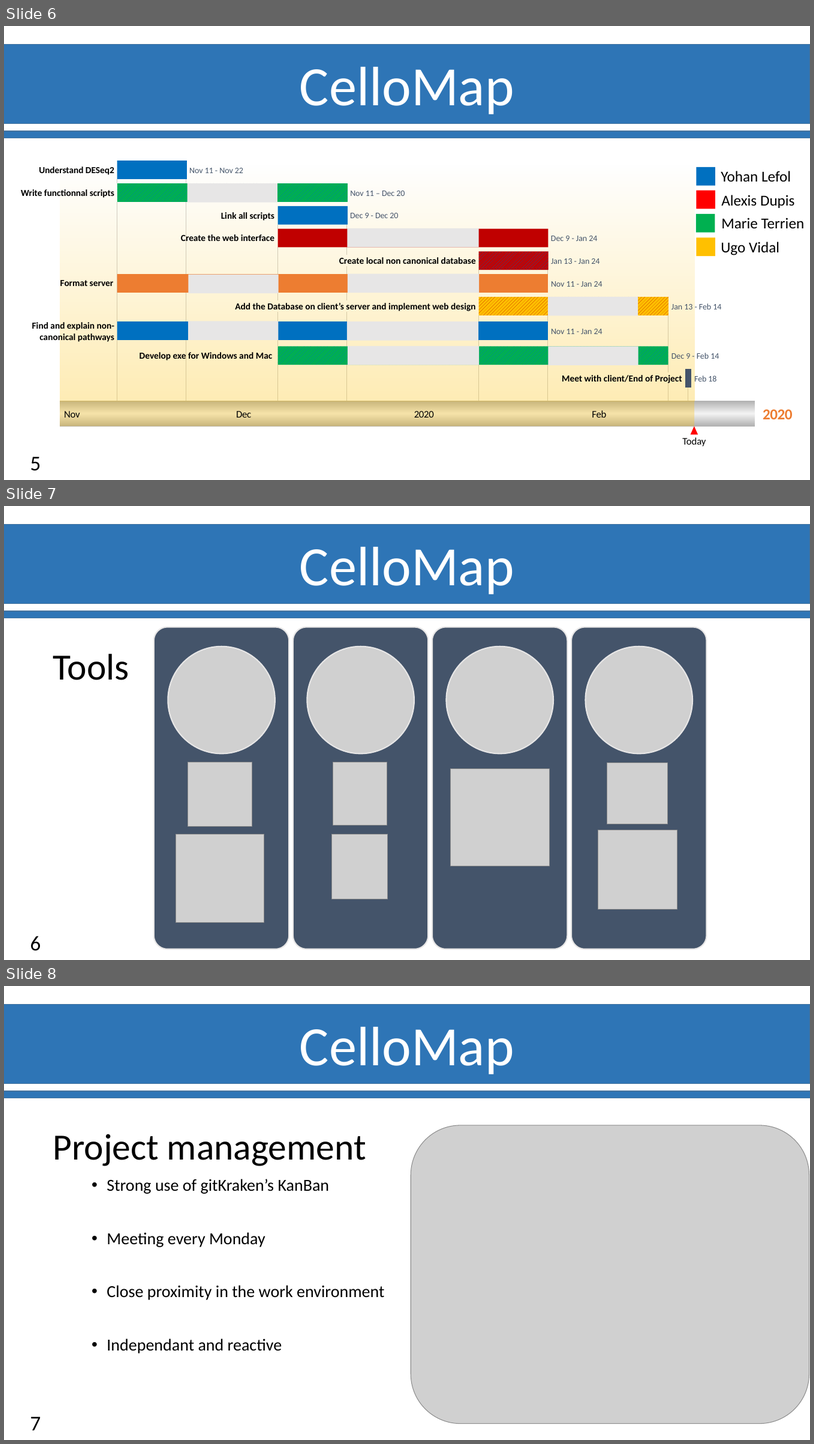
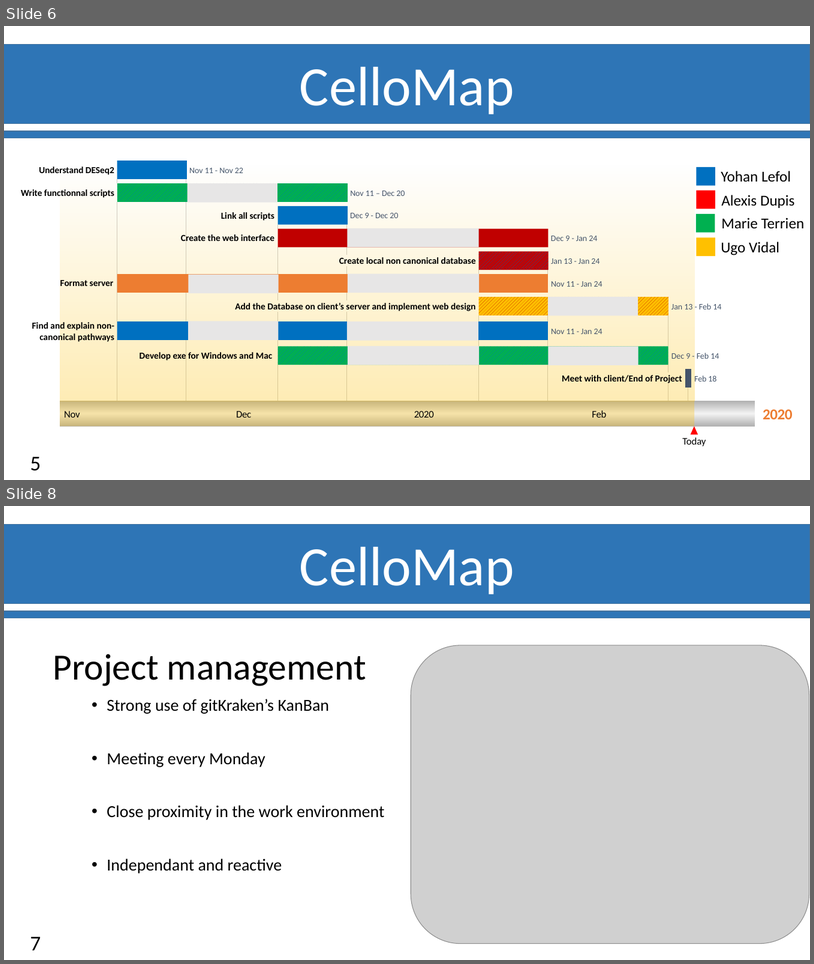
Before and after one commit to Ylefol/projet-INSERM_V5, a slide deck: Slides/Soutenance_Final.pptx. Shown one above the other, each under a label of ours: slides 6, 7 and 8 before the commit, slides 6 and 8 after it; the slides between them are not shown. The pictures are 814x1444 and 814x964 pixels, drawn with LibreOffice and Linux fonts; fonts in the diff are those of the drawing; grey boxes stand for pictures; background and template pictures are left out. Boxes give left, top, right and bottom in pixels: in the first picture for what was removed or moved away, otherwise in the second. Text is boxed around its words. In the diff, an @@ line names an element or a change of style, - is before the commit and + after.

```diff
--- a/Slides/Soutenance_Final.pptx
+++ b/Slides/Soutenance_Final.pptx
@@ slide 7 removed at (4,506,810,960), background #FFFFFF; not listed: 3 template elements that a slide beside it also shows @@
@@ group removed at (154,627,708,949): 4 rounded rectangles, 4 pictures @@
@@ text removed at (53,654,129,680) @@
-Tools
@@ picture removed at (188,762,252,826) @@
@@ picture removed at (333,762,387,825) @@
@@ picture removed at (451,769,549,866) @@
@@ picture removed at (608,762,668,823) @@
@@ picture removed at (599,829,678,909) @@
@@ picture removed at (176,834,264,922) @@
@@ picture removed at (332,834,388,898) @@
@@ page number removed at (30,936,41,951) @@
-6
```
Also in this commit, not shown: 1 slide changed, 1 slide added.
